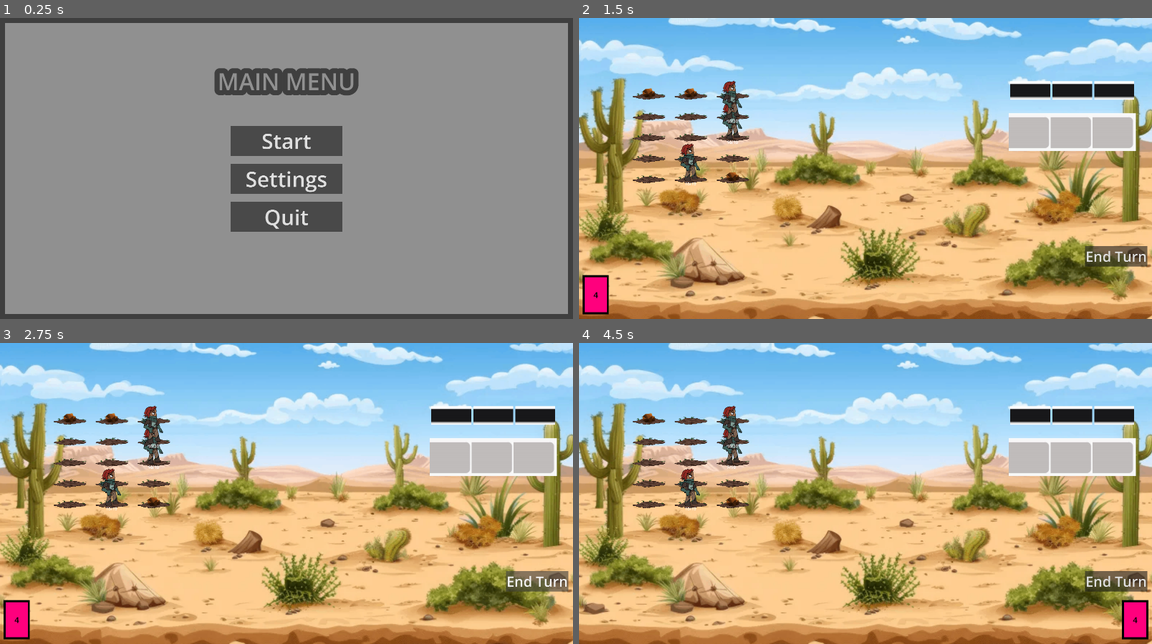
Above: before the commit, frames 1-4 (two rows, left to right).
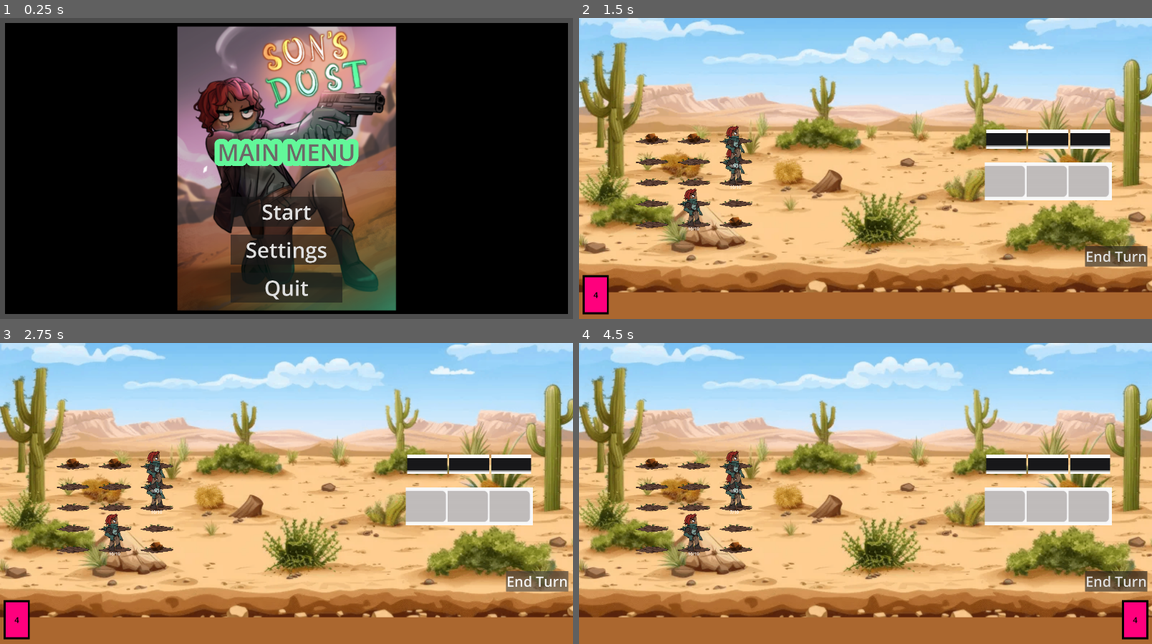
Above: after the commit, the same moments.

Repository: LandonM-byui/rpg-game-CSE290
Game: Godot game, scene res://modules/scene_handling/game_handler.tscn
The game is run twice, just before and just after one commit, with the same random seed, the same clock (stepped at 60 frames per second) and the same inputs.
Inputs (mouse positions are in pixels of both pictures, inside the frame that each line leads up to):
- Up to frame 1 (0.25 s): no input
- Up to frame 2 (1.5 s): click "Start" at 0.5 s; click "Play" at 1.25 s
- Up to frame 3 (2.75 s): click "End Turn" at 2 s
- Up to frame 4 (4.5 s): click "End Turn" at 2.75 s; click "End Turn" at 3.5 s; tap Enter at 4.25 s; drag from (647, 415) to (1031, 415) at 4.27 s

The runs differ from the first frame. In frame 1, 94% of the frame differs, in the area x 0-100%, y 1-99%; in frame 2, 80%; in frame 3, 80%; in frame 4, 80%.

Commit message:
Changed some stuff

Diff:
--- /dev/null
+++ b/yee-haw/art/samson_base.gd
@@ -0,0 +1,7 @@
+extends Node2D
+
+@onready var animation_player = $AnimationPlayer
+
+func _ready() -> void:
+	animation_player.set_current_animation("idle")
+	animation_player.play()
--- a/yee-haw/art/samson_base.tscn
+++ b/yee-haw/art/samson_base.tscn
@@ -1,10 +1,12 @@
 [gd_scene format=3 uid="uid://c44k0lfl573b2"]
 
+[ext_resource type="Script" uid="uid://caxnteetxsgws" path="res://art/samson_base.gd" id="1_7xtpk"]
 [ext_resource type="Texture2D" uid="uid://b7t55ok5ttuw4" path="res://art/samson_atlas.png" id="1_p57ms"]
 
 [sub_resource type="Animation" id="Animation_p57ms"]
 resource_name = "idle"
 length = 4.0
+loop_mode = 1
 tracks/0/type = "value"
 tracks/0/imported = false
 tracks/0/enabled = true
@@ -252,6 +254,7 @@
 }
 
 [node name="SamsonBase" type="Node2D" unique_id=1713015967]
+script = ExtResource("1_7xtpk")
 
 [node name="AnimationPlayer" type="AnimationPlayer" parent="." unique_id=628763738]
 libraries/ = SubResource("AnimationLibrary_lmdsq")
--- a/yee-haw/modules/PlayerCharactersArea/player_character.tscn
+++ b/yee-haw/modules/PlayerCharactersArea/player_character.tscn
@@ -17,7 +17,7 @@
 position = Vector2(-243, -284)
 
 [node name="CollisionShape2D" type="CollisionShape2D" parent="Area2D" unique_id=925626280]
-position = Vector2(-8, -6)
+position = Vector2(0, -86)
 shape = SubResource("RectangleShape2D_h21t8")
 
 [node name="Health" type="Label" parent="." unique_id=1787309049]
--- a/yee-haw/modules/PlayerCharactersArea/player_grids.gd
+++ b/yee-haw/modules/PlayerCharactersArea/player_grids.gd
@@ -64,7 +64,6 @@
 		var grid_pos := _find_random_spot(ob)
 		ob.instantiate(grid_pos[0], grid_pos[1])
 		ob.position = player_grid_positions[grid_pos[0]][grid_pos[1]]
-		ob.z_index = grid_pos[1] + 1
 		add_child(ob)
 		n -= 1
 
--- a/yee-haw/modules/battle/battle.tscn
+++ b/yee-haw/modules/battle/battle.tscn
@@ -32,18 +32,24 @@
 discard_count_label = NodePath("CanvasLayer/UI/Discard/CardVfx/Label")
 enemy_grid_controller = NodePath("Game/Enemy Grids")
 
+[node name="ColorRect" type="ColorRect" parent="." unique_id=1805912768]
+offset_top = 1526.0
+offset_right = 4104.0
+offset_bottom = 2322.0
+color = Color(0.67058825, 0.40392157, 0.18431373, 1)
+
 [node name="Game Controller" type="Node" parent="." unique_id=487759638]
 script = ExtResource("1_x5kpi")
 
 [node name="AdobeStock861381995Converted" type="Sprite2D" parent="." unique_id=1637129037]
-position = Vector2(2042, 1041)
+position = Vector2(2048, 785)
 scale = Vector2(5.174782, 5.174781)
 texture = ExtResource("3_qsv2q")
 
 [node name="Game" type="Node2D" parent="." unique_id=857822932]
 
 [node name="Enemy Grids" type="Node2D" parent="Game" unique_id=1241919926 node_paths=PackedStringArray("col_nodes", "row_nodes")]
-position = Vector2(3526, 820)
+position = Vector2(3354, 1170)
 script = ExtResource("4_24sfe")
 current_difficulty = ExtResource("5_lxpvy")
 packed_node = ExtResource("6_do0iy")
@@ -74,13 +80,13 @@
 position = Vector2(300, 0)
 
 [node name="Player Grids" parent="Game" unique_id=600625148 instance=ExtResource("6_tvlvn")]
-position = Vector2(798, 820)
+position = Vector2(820, 1142)
 
 [node name="Camera2D" type="Camera2D" parent="Game" unique_id=307374076]
 position = Vector2(2048, 1080)
 
 [node name="Item usage collider" type="StaticBody2D" parent="Game" unique_id=1690309529]
-position = Vector2(800, 823)
+position = Vector2(822, 1145)
 collision_layer = 512
 collision_mask = 512
 
@@ -98,6 +104,7 @@
 offset_top = 1526.0
 grow_horizontal = 2
 grow_vertical = 2
+metadata/_edit_use_anchors_ = true
 
 [node name="HBoxContainer" type="HBoxContainer" parent="CanvasLayer/UI" unique_id=1833918474]
 layout_mode = 1
--- a/yee-haw/modules/battle/scripts/battle_scene_controller.gd
+++ b/yee-haw/modules/battle/scripts/battle_scene_controller.gd
@@ -73,8 +73,8 @@
 		(get_parent().get_parent() as GameHandler)._load_scene(FullSceneButton.GameSceneReference.DeckChoice)
 
 	# TODO enemies attack players
+	turn_start.emit()
 	var temp_queue = $Game/'Enemy Grids'.attack_queue
-	print(temp_queue)
 	var temp_players = $Game/'Player Grids'.player_grid_array
 	for r in range(temp_queue.size()):
 		for dmg in temp_queue[r]:
@@ -95,6 +95,8 @@
 	print("PLAYER TURN!")
 	turn_start.emit()
 
+
+
 	hand_vfx.initialize()
 	var hand := _bc.draw_cards(7)
 	await hand_vfx.add_to_hand(hand, true)
--- a/yee-haw/modules/enemy_grid_neils/enemy_node/enemy.gd
+++ b/yee-haw/modules/enemy_grid_neils/enemy_node/enemy.gd
@@ -13,6 +13,7 @@
 var row_ref : RowSelectionArea
 var col_ref : ColumnSelectionArea
 var remove : Callable
+var deaded = false
 
 
 func full_heal() -> void:
@@ -29,6 +30,7 @@
 		row_ref.remove(self)
 		col_ref.remove(self)
 		remove.call()
+		deaded = true
 		queue_free()
 
 
--- a/yee-haw/modules/enemy_grid_neils/scripts/generate_encounter.gd
+++ b/yee-haw/modules/enemy_grid_neils/scripts/generate_encounter.gd
@@ -45,12 +45,11 @@
 	[0]
 ]
 
-
-
 func queue_attacks() -> void:
+	attack_queue = [[0],[0],[0],[0],[0]]
 	for r in range(current_enemies.size()):
 		for c in current_enemies[r]:
-			if c != null:
+			if c != null && c.deaded != true:
 				var dmg = c.enemy_attack()
 				attack_queue[r].append(dmg)
 
--- a/yee-haw/modules/scene_handling/main_menu.tscn
+++ b/yee-haw/modules/scene_handling/main_menu.tscn
@@ -3,6 +3,7 @@
 [ext_resource type="Script" uid="uid://bp3dd2jdm7lvo" path="res://modules/scene_handling/scripts/full_scene_button.gd" id="1_74yed"]
 [ext_resource type="Script" uid="uid://yu2vg7low7x" path="res://modules/scene_handling/scripts/scene_controller.gd" id="1_m76fh"]
 [ext_resource type="Script" uid="uid://cdxuup54d36g2" path="res://modules/scene_handling/scripts/sub_scene_button.gd" id="2_m76fh"]
+[ext_resource type="Texture2D" uid="uid://ngtf66yybc20" path="res://art/Cover Art.webp" id="2_so6lk"]
 [ext_resource type="Script" uid="uid://b0y8tbwctt08i" path="res://modules/scene_handling/scripts/quit_button.gd" id="3_so6lk"]
 
 [node name="MainMenu" type="Control" unique_id=840355743 node_paths=PackedStringArray("scene_buttons", "subscene_buttons", "quit_buttons")]
@@ -16,15 +17,6 @@
 scene_buttons = [NodePath("MarginContainer/VBoxContainer/Start")]
 subscene_buttons = [NodePath("MarginContainer/VBoxContainer/Settings")]
 quit_buttons = [NodePath("MarginContainer/VBoxContainer/Quit")]
-
-[node name="ColorRect" type="ColorRect" parent="." unique_id=2013970552]
-layout_mode = 1
-anchors_preset = 15
-anchor_right = 1.0
-anchor_bottom = 1.0
-grow_horizontal = 2
-grow_vertical = 2
-color = Color(0.24658787, 0.2465879, 0.24658787, 1)
 
 [node name="MarginContainer" type="MarginContainer" parent="." unique_id=264269234]
 layout_mode = 1
@@ -40,7 +32,12 @@
 
 [node name="ColorRect" type="ColorRect" parent="MarginContainer" unique_id=1568901256]
 layout_mode = 2
-color = Color(0.5629578, 0.56295776, 0.56295776, 1)
+color = Color(0, 0, 0, 1)
+
+[node name="TextureRect" type="TextureRect" parent="MarginContainer" unique_id=825109815]
+layout_mode = 2
+texture = ExtResource("2_so6lk")
+stretch_mode = 5
 
 [node name="VBoxContainer" type="VBoxContainer" parent="MarginContainer" unique_id=764967343]
 layout_mode = 2
@@ -49,11 +46,19 @@
 custom_minimum_size = Vector2(0, 300)
 layout_mode = 2
 
+[node name="Spacer-300-1" type="Control" parent="MarginContainer/VBoxContainer" unique_id=319756283]
+custom_minimum_size = Vector2(0, 300)
+layout_mode = 2
+
+[node name="Spacer-200-1" type="Control" parent="MarginContainer/VBoxContainer" unique_id=884512982]
+custom_minimum_size = Vector2(0, 200)
+layout_mode = 2
+
 [node name="Main Menu text" type="Label" parent="MarginContainer/VBoxContainer" unique_id=339513056]
 layout_mode = 2
 size_flags_horizontal = 4
-theme_override_colors/font_color = Color(0.5629578, 0.56295776, 0.56295776, 1)
-theme_override_colors/font_outline_color = Color(0.24658787, 0.2465879, 0.24658787, 1)
+theme_override_colors/font_color = Color(0.42745098, 0.41568628, 0.40784314, 1)
+theme_override_colors/font_outline_color = Color(0.38431373, 0.972549, 0.6, 1)
 theme_override_constants/outline_size = 148
 theme_override_font_sizes/font_size = 166
 text = "MAIN MENU"
Binary file added: yee-haw/art/Cover Art.webp
Not shown, added: yee-haw/art/Cover Art.webp.import
Not shown, added: yee-haw/art/samson_base.gd.uid
